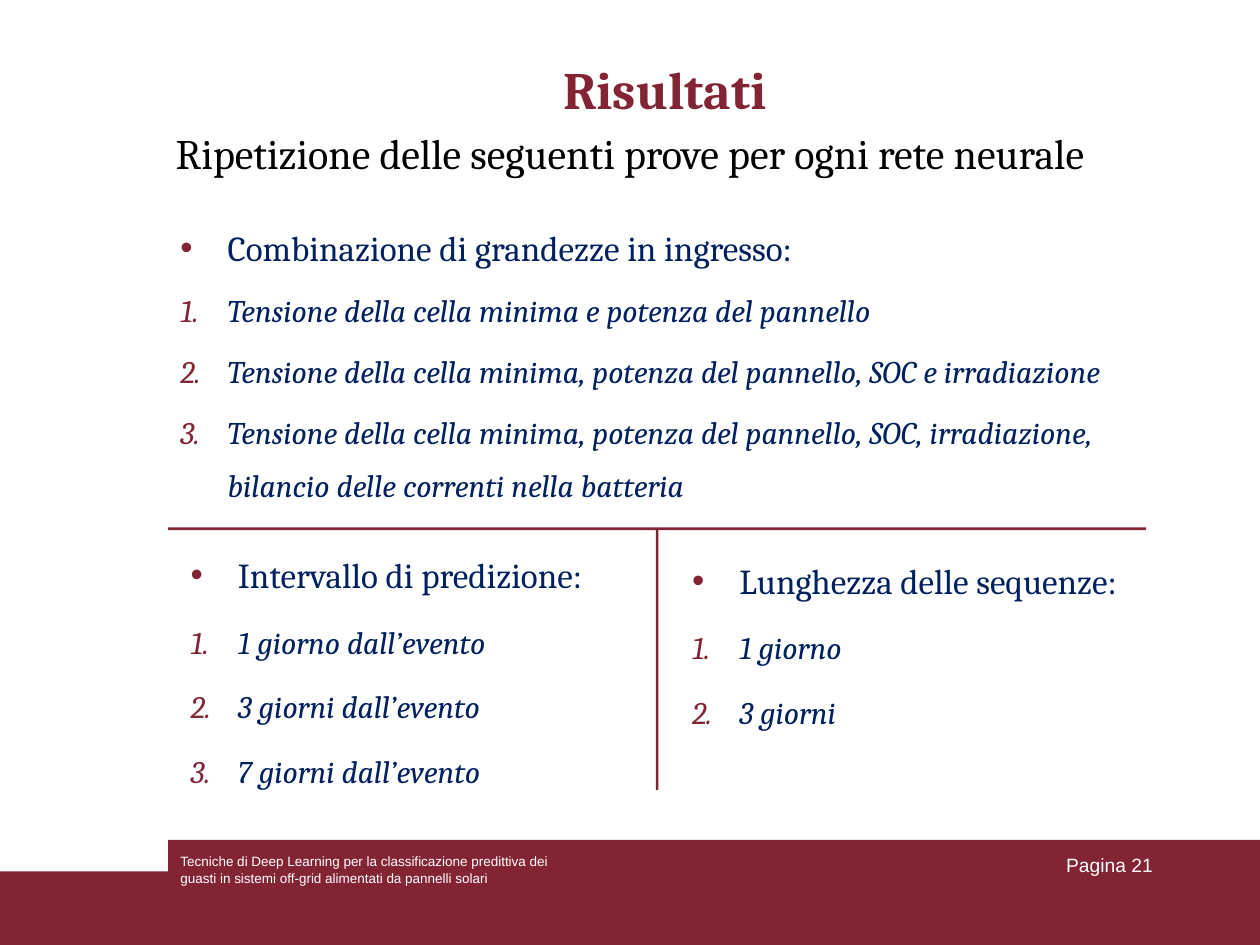
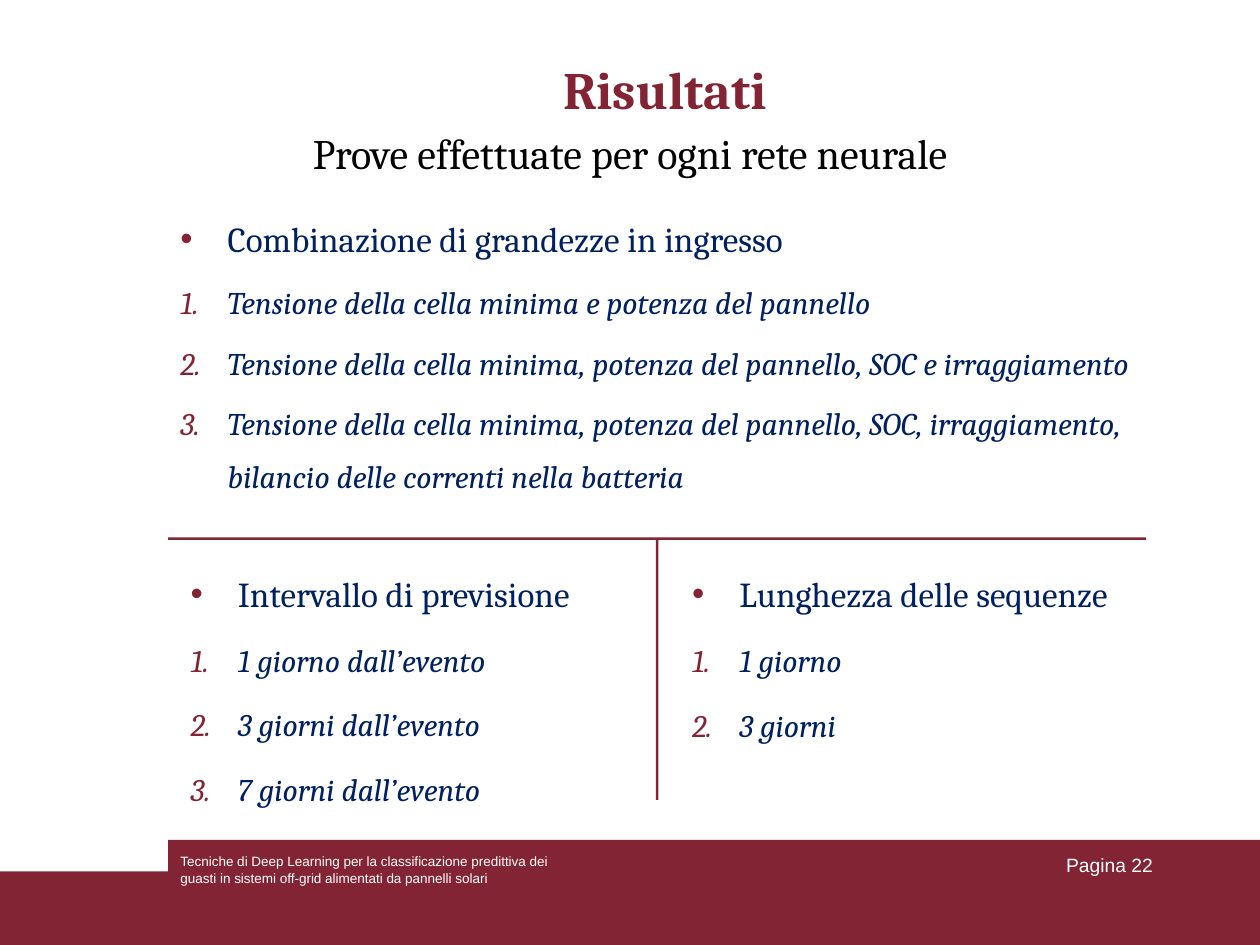
Before and after one commit to lorenzoooooo/DL-for-Predictive-Fault-Classification-in-Off-Grid-Systems, a slide deck: slide 22 of Presentazione_tesi.ppt (slide 21 before the commit). Drawn at 1260x945 pixels with LibreOffice and Linux fonts; fonts in the diff are those of the drawing. Boxes give left, top, right and bottom in pixels: in the first picture for what was removed or moved away, otherwise in the second. Text is boxed around its words. In the diff, an @@ line names an element or a change of style, - is before the commit and + after.

Commit message:
update

```diff
--- a/Presentazione_tesi.ppt
+++ b/Presentazione_tesi.ppt
@@ text at [313,139,947,179]: text changed @@
-Ripetizione delle seguenti prove per ogni rete neurale
+Prove effettuate per ogni rete neurale
@@ text "Combinazione di grandezze in ingresso": place and size @@
-text "Combinazione di grandezze in ingresso" at [228,236,1100,498]
+text "Combinazione di grandezze in ingresso" at [228,227,1129,489]
@@ text at [228,227,782,260]: text changed @@
-• Combinazione di grandezze in ingresso:
+• Combinazione di grandezze in ingresso
@@ text at [228,353,1129,489]: text changed @@
-2. Tensione della cella minima, potenza del pannello, SOC e irradiazione
-3. Tensione della cella minima, potenza del pannello, SOC, irradiazione, bilancio delle correnti nella batteria
+2. Tensione della cella minima, potenza del pannello, SOC e irraggiamento
+3. Tensione della cella minima, potenza del pannello, SOC, irraggiamento, bilancio delle correnti nella batteria
@@ 2 lines, 1 text: place and size @@
-2 lines, 1 text at [168,529,1147,790]
+2 lines, 1 text at [168,538,1147,800]
@@ text "Intervallo di previsione": place and size @@
-text "Intervallo di previsione" at [191,563,582,790]
+text "Intervallo di previsione" at [191,582,569,808]
@@ text at [238,582,569,615]: text changed @@
-• Intervallo di predizione:
+• Intervallo di previsione
@@ text at [739,582,1107,615]: text changed @@
-• Lunghezza delle sequenze:
+• Lunghezza delle sequenze
@@ page number at [1066,858,1152,876]: text changed @@
-Pagina 21
+Pagina 22
```
Also in this commit, not shown: 17 other slides changed, 1 slide added.
